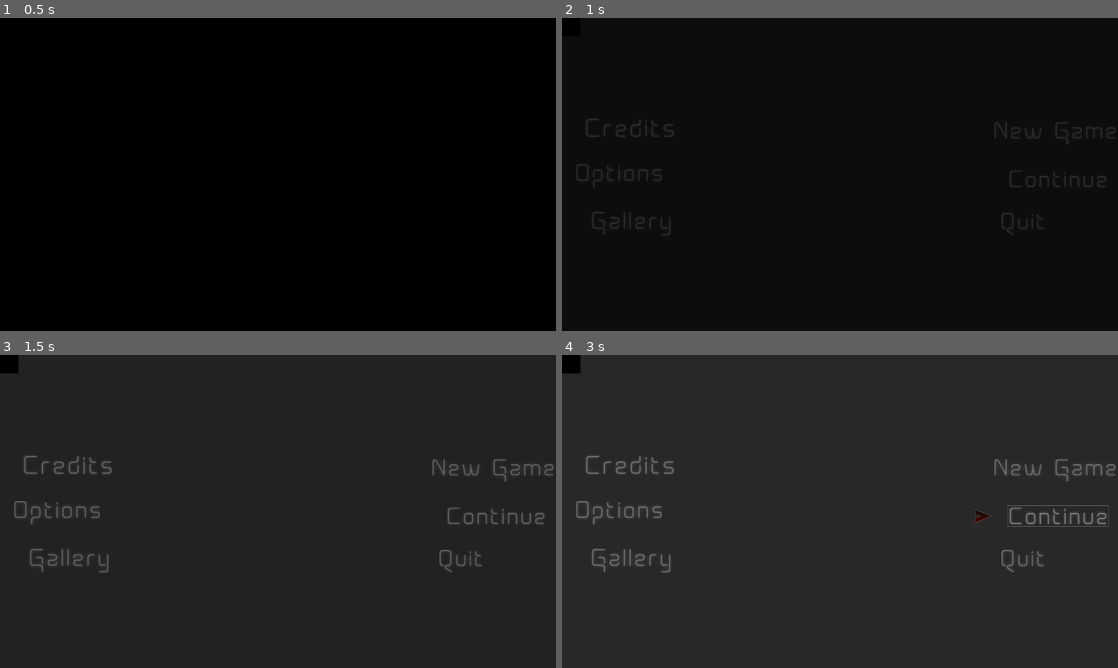
Above: before the commit, frames 1-4 (two rows, left to right).
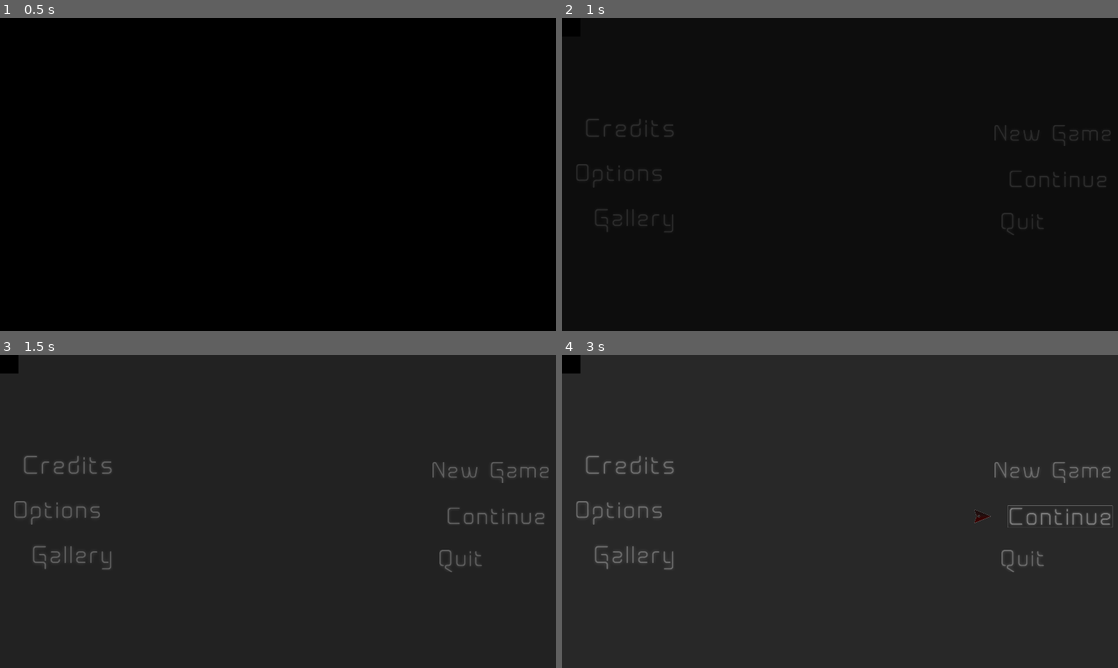
Above: after the commit, the same moments.

Repository: TomkoSK/Layers
Game: Godot game, scene res://Scenes/Settings.tscn
Two runs of this game, one before a commit and one after it. Both use one fixed random seed, a clock stepped at 60 frames per second and the inputs below. This scene is started directly instead of the project's main scene. Video files are missing from this copy of the repository; at most half a second of black plays in their place. Sound files missing from this copy of the repository are replaced by a short silence.
Inputs (mouse positions are in pixels of both pictures, inside the frame that each line leads up to; where the layout moved, square brackets give the same spot in the first picture):
- Up to frame 1 (0.5 s): no input
- Up to frame 2 (1 s): click (1051, 136) [1056, 133] at 0.5 s
- Up to frame 3 (1.5 s): click (489, 473) [494, 470] at 1.25 s
- Up to frame 4 (3 s): click (1056, 514) at 2 s; click (1056, 514) at 2.75 s

Frame 1 is identical in both runs. In frame 2, 0.4% of the frame differs, in the area x 5-100%, y 33-70%; in frame 3, 0.7%; in frame 4, 1.1%.

Commit message:
Menu buttons get bigger when selected

Diff:
--- a/Scenes/MainMenu.tscn
+++ b/Scenes/MainMenu.tscn
@@ -20,7 +20,6 @@
 stream = ExtResource("2_crwrw")
 autoplay = true
 loop = true
-metadata/_edit_use_anchors_ = true
 
 [node name="Continue" type="Button" parent="."]
 offset_left = 1540.0
@@ -30,7 +29,6 @@
 scale = Vector2(0.7, 0.7)
 icon = ExtResource("3_g1nya")
 flat = true
-metadata/_edit_use_anchors_ = true
 
 [node name="Arrow" type="Sprite2D" parent="Continue"]
 visible = false
@@ -40,17 +38,16 @@
 
 [node name="NewGame" type="Button" parent="."]
 offset_left = 1490.0
-offset_top = 355.0
+offset_top = 365.0
 offset_right = 1938.0
-offset_bottom = 444.0
-scale = Vector2(0.95, 0.95)
+offset_bottom = 454.0
+scale = Vector2(0.912, 0.912)
 icon = ExtResource("5_nt2j6")
 flat = true
-metadata/_edit_use_anchors_ = true
 
 [node name="Arrow" type="Sprite2D" parent="NewGame"]
 visible = false
-position = Vector2(-36.842, 35.7895)
+position = Vector2(-41.842, 35.79)
 scale = Vector2(0.63, 0.63)
 texture = ExtResource("6_e1o37")
 
@@ -65,22 +62,21 @@
 
 [node name="Arrow" type="Sprite2D" parent="Options"]
 visible = false
-position = Vector2(337, 44)
+position = Vector2(353, 44)
 scale = Vector2(-0.6, 0.6)
 texture = ExtResource("6_e1o37")
 
 [node name="Gallery" type="Button" parent="."]
-offset_left = 95.0
-offset_top = 660.0
-offset_right = 409.0
+offset_left = 105.0
+offset_top = 650.0
+offset_right = 393.0
 offset_bottom = 749.0
 icon = ExtResource("7_gp2fh")
 flat = true
-metadata/_edit_use_anchors_ = true
 
 [node name="Arrow" type="Sprite2D" parent="Gallery"]
 visible = false
-position = Vector2(325, 54)
+position = Vector2(335, 54)
 scale = Vector2(-0.6, 0.6)
 texture = ExtResource("6_e1o37")
 
@@ -90,13 +86,14 @@
 offset_right = 494.0
 offset_bottom = 442.0
 scale = Vector2(0.76, 0.76)
+size_flags_horizontal = 6
+size_flags_vertical = 6
 icon = ExtResource("8_5cf6d")
 flat = true
-metadata/_edit_use_anchors_ = true
 
 [node name="Arrow" type="Sprite2D" parent="Credits"]
 visible = false
-position = Vector2(459.211, 63.1579)
+position = Vector2(479.211, 63.158)
 scale = Vector2(-0.79, 0.79)
 texture = ExtResource("6_e1o37")
 
@@ -108,7 +105,6 @@
 scale = Vector2(0.8, 0.8)
 icon = ExtResource("9_ipm8y")
 flat = true
-metadata/_edit_use_anchors_ = true
 
 [node name="Arrow" type="Sprite2D" parent="Quit"]
 visible = false
@@ -118,6 +114,7 @@
 
 [node name="Arrow" type="Sprite2D" parent="."]
 visible = false
+self_modulate = Color(1, 1, 1, 0.8)
 position = Vector2(936, 534)
 rotation = -1.5708
 scale = Vector2(0.602, 0.602)
--- a/Scenes/Settings.tscn
+++ b/Scenes/Settings.tscn
@@ -6,6 +6,7 @@
 [ext_resource type="Texture2D" uid="uid://cbjbpvrjqlkch" path="res://Buttons/settings3.png" id="4_1m05d"]
 [ext_resource type="Texture2D" uid="uid://dm0wvjqek5iex" path="res://Textures/button8.png" id="6_4ialg"]
 [ext_resource type="FontFile" uid="uid://be224af47s08" path="res://Aunchantedxspace-ogg4.ttf" id="6_04mlq"]
+[ext_resource type="Texture2D" uid="uid://b7wr5q5tkau0l" path="res://Textures/settingsBack.png" id="7_keuk3"]
 
 [sub_resource type="LabelSettings" id="LabelSettings_73b4o"]
 font_size = 80
@@ -145,13 +146,14 @@
 texture = ExtResource("4_1m05d")
 
 [node name="BackButton" type="TextureButton" parent="."]
-offset_left = 66.0
-offset_top = 57.0
-offset_right = 416.0
-offset_bottom = 157.0
+offset_left = 80.0
+offset_top = 80.0
+offset_right = 430.0
+offset_bottom = 180.0
 texture_normal = ExtResource("6_4ialg")
 
 [node name="Label" type="Label" parent="BackButton"]
+visible = false
 self_modulate = Color(1, 1, 1, 0.701961)
 layout_mode = 0
 offset_left = 9.0
@@ -162,6 +164,11 @@
 label_settings = SubResource("LabelSettings_7jdi6")
 horizontal_alignment = 1
 vertical_alignment = 1
+
+[node name="Sprite2D" type="Sprite2D" parent="BackButton"]
+position = Vector2(175, 47)
+scale = Vector2(0.8, 0.8)
+texture = ExtResource("7_keuk3")
 
 [node name="MenuButton" type="TextureButton" parent="."]
 offset_left = 1489.0
@@ -205,6 +212,8 @@
 [connection signal="value_changed" from="VBoxContainer/MusicContainer/HSlider" to="." method="_on_music_slider_changed"]
 [connection signal="value_changed" from="VBoxContainer/VolumeContainer/HSlider" to="." method="_on_volume_slider_changed"]
 [connection signal="value_changed" from="VBoxContainer/BrightnessContainer/HSlider" to="." method="_on_brightness_changed"]
+[connection signal="mouse_entered" from="BackButton" to="." method="_on_back_button_mouse_entered"]
+[connection signal="mouse_exited" from="BackButton" to="." method="_on_back_button_mouse_exited"]
 [connection signal="pressed" from="BackButton" to="." method="_on_back_button_pressed"]
 [connection signal="pressed" from="MenuButton" to="." method="_on_menu_button_pressed"]
 [connection signal="pressed" from="ApplyButton" to="." method="_on_apply_button_pressed"]
--- a/Scripts/MainMenu.gd
+++ b/Scripts/MainMenu.gd
@@ -3,11 +3,14 @@
 var numberedDict
 var focusedDict
 var positionDict
+var scaleDict
 var currentArrowIndex
+
 func _ready():
 	currentArrowIndex = -1#Index of the button that the arrow is currently pointing at, starts at -1 because the arrow is hidden at the start
 	numberedDict = {0 : $Credits, 1 : $Options, 2 : $Gallery, 3 : $NewGame, 4 : $Continue, 5 : $Quit}#Each button is given an index (used with currentArrowIndex)
 	#Dictionary with the positions of where the arrow is supposed to go when it goes to a button
+	scaleDict = {0 : $Credits.scale, 1 : $Options.scale, 2 : $Gallery.scale, 3 : $NewGame.scale, 4 : $Continue.scale, 5 : $Quit.scale}
 	positionDict = {0 : $Credits/Arrow.global_position, 1 : $Options/Arrow.global_position, 2 : $Gallery/Arrow.global_position, 3 : $NewGame/Arrow.global_position, 4 : $Continue/Arrow.global_position, 5 : $Quit/Arrow.global_position}
 	for value in numberedDict.values():
 		value.self_modulate.a = 0.7#Just sets the initial opacity of the buttons
@@ -116,7 +119,11 @@
 
 		for key in numberedDict:#When you select a button, the opacity is increased, thats done here (its done smoothly)
 			if(key == currentArrowIndex):
-				numberedDict[key].self_modulate.a += 0.55 * delta
+				print(numberedDict[key].scale.x, " ", scaleDict[key])
+				numberedDict[key].self_modulate.a += 0.65 * delta
+				numberedDict[key].scale += scaleDict[key]*0.19*delta
 			else:
-				numberedDict[key].self_modulate.a -= 0.55 * delta
+				numberedDict[key].self_modulate.a -= 0.65 * delta
+				numberedDict[key].scale -= scaleDict[key]*0.19*delta
 			numberedDict[key].self_modulate.a = clamp(numberedDict[key].self_modulate.a, 0.7, 0.9)#when button isnt selected the opacity is 0.7, when it is the opacity is 0.9
+			numberedDict[key].scale = clamp(numberedDict[key].scale,  scaleDict[key], scaleDict[key]*1.04)
--- a/Scripts/Settings.gd
+++ b/Scripts/Settings.gd
@@ -1,10 +1,11 @@
 extends Node
 
 var previousScene = null
-
+var hoveredDict
 var settings
 
 func _ready():
+	hoveredDict = {$BackButton : false, $MenuButton : false, $ApplyButton : false}
 	UIButtons.set_visibility("ui", false)
 	settings = FileManager.load_settings()
 	var windowMode = DisplayServer.window_get_mode()
@@ -44,3 +45,24 @@
 
 func _on_menu_button_pressed():
 	SceneManager.changeScene("res://Scenes/MainMenu.tscn")
+
+func _on_back_button_mouse_entered():
+	hoveredDict[$BackButton] = true
+
+func _on_back_button_mouse_exited():
+	hoveredDict[$BackButton] = false
+
+func _process(delta):
+	for key in hoveredDict:
+		if(hoveredDict[key] == true):
+			key.modulate.a += 1.2*delta
+			key.scale += Vector2(0.3*delta, 0.3*delta)
+		else:
+			key.modulate.a -= 1.2*delta
+			key.scale -= Vector2(6*delta, 6*delta)
+		key.modulate.a = clamp(key.modulate.a, 0.55, 0.9)
+		key.scale = clamp(key.scale, Vector2(1,1), Vector2(2,2))
+		if(key == $BackButton):
+			var posMinus = ((key.scale.x-1)*80)
+			key.position = Vector2(80-posMinus, 80-posMinus)
+			print(key.position.x)
--- a/project.godot
+++ b/project.godot
@@ -29,7 +29,7 @@
 
 window/size/viewport_width=1920
 window/size/viewport_height=1080
-window/size/mode=2
+window/size/mode=3
 window/stretch/mode="viewport"
 
 [input]
Not shown: 1 places in Scenes/Settings.tscn that only renumber resources
Binary file added: Textures/settingsBack.png
Not shown, added: Textures/settingsBack.png.import
Not shown, changed: export_presets.cfg
Not shown, added: Textures/settingsBack.png~
Not shown, added: text-1706039774700.png~
